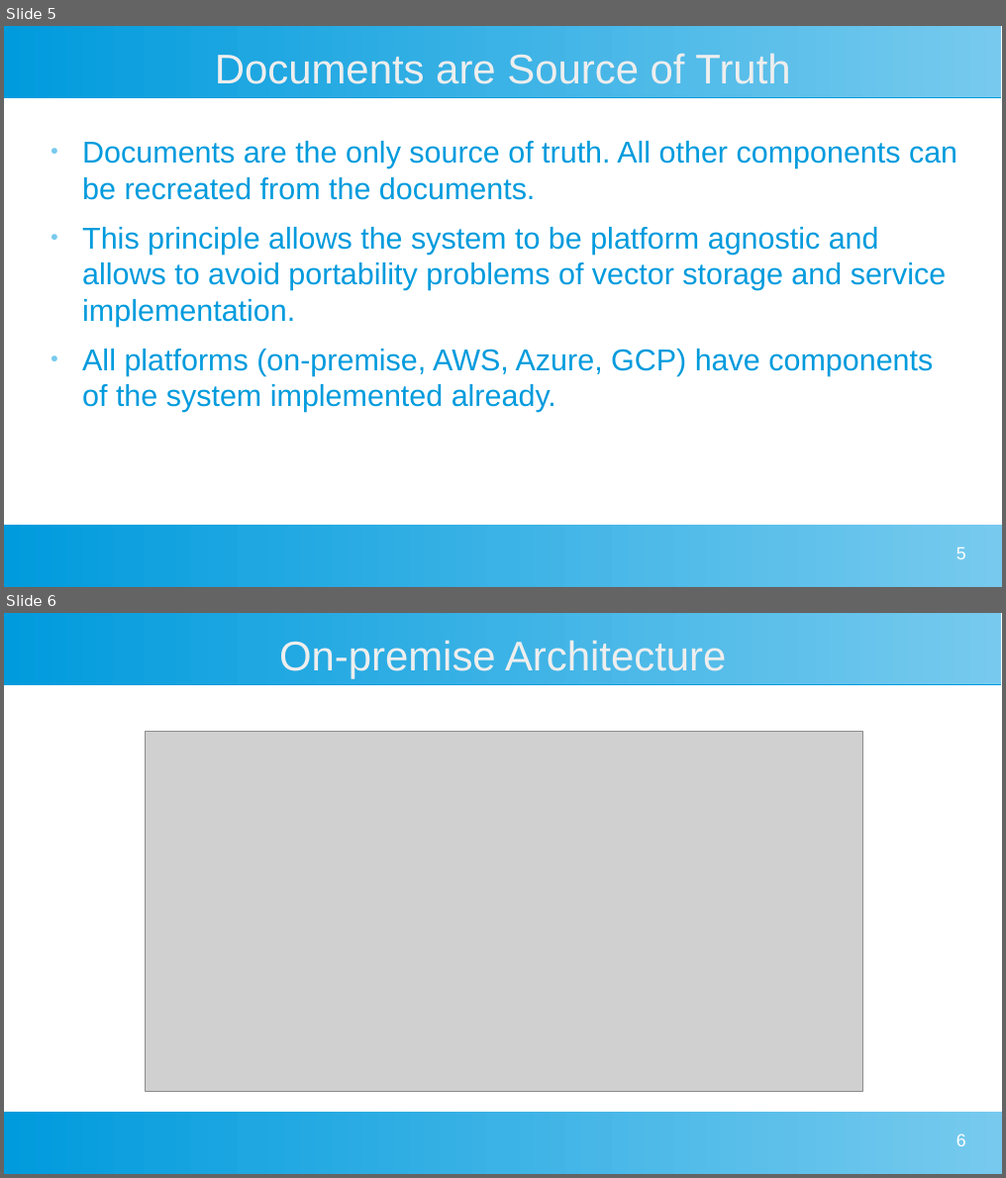
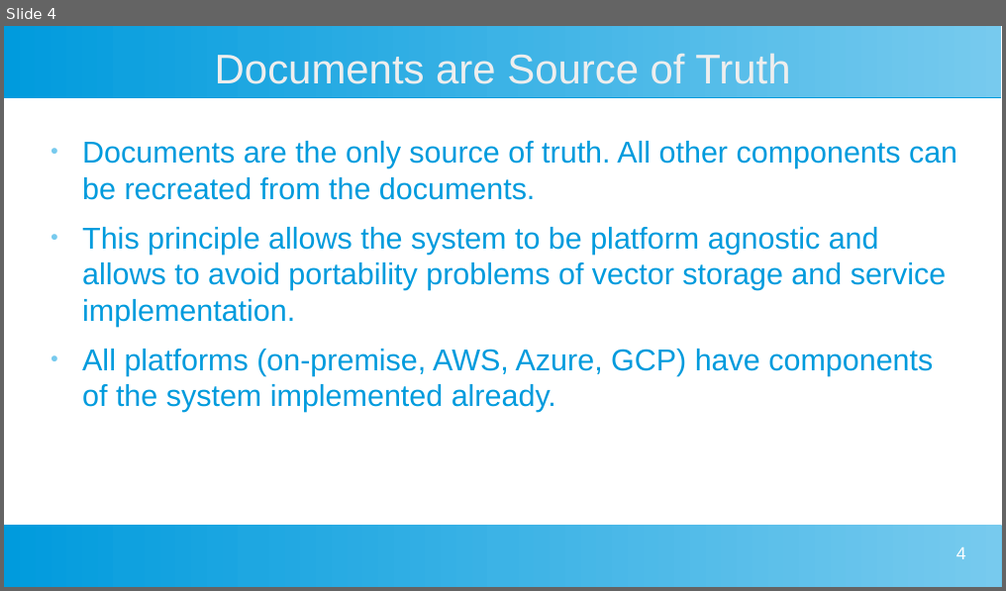
Before and after one commit to DarlowieTechnology/a_bridge_too_far, a slide deck: webapp/indexer/Indexer Architecture.pptx. Shown one above the other, each under a label of ours: slides 5 and 6 before the commit, slide 4 after it. The pictures are 1006x1178 and 1006x591 pixels, drawn with LibreOffice and Linux fonts; fonts in the diff are those of the drawing; grey boxes stand for pictures. Boxes give left, top, right and bottom in pixels: in the first picture for what was removed or moved away, otherwise in the second. Text is boxed around its words. In the diff, an @@ line names an element or a change of style, - is before the commit and + after.

```diff
--- a/webapp/indexer/Indexer Architecture.pptx
+++ b/webapp/indexer/Indexer Architecture.pptx
@@ slide 6 removed at (x1=4, y1=613, x2=1002, y2=1174), background #FFFFFF; not listed: 2 template elements that a slide beside it also shows @@
@@ title removed at (x1=279, y1=640, x2=726, y2=679) @@
-On-premise Architecture
@@ picture removed at (x1=146, y1=732, x2=863, y2=1092) @@
@@ page number removed at (x1=956, y1=1134, x2=966, y2=1147) @@
-6
@@ what was slide 5 is now slide 4 @@
@@ page number at (x1=956, y1=548, x2=966, y2=560): text changed @@
-5
+4
```
Also in this commit, not shown: 1 slide changed, 2 slides added, 4 other slides removed, 18 other files.
